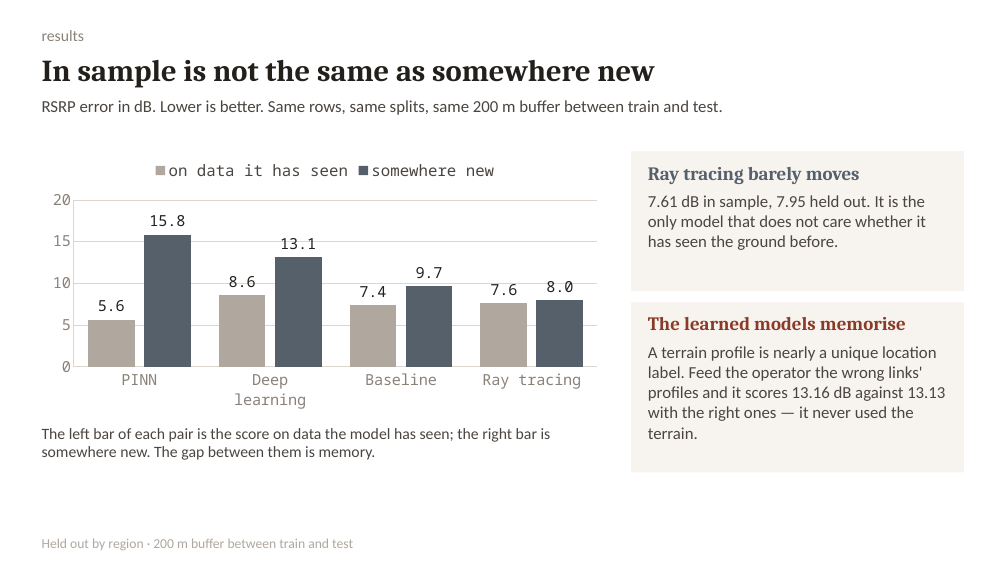
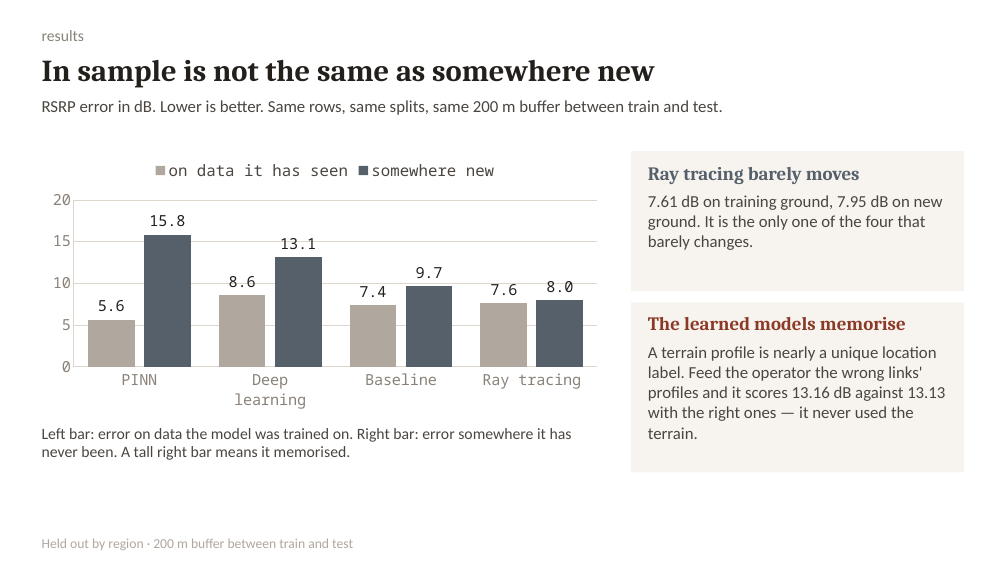
Before and after one commit to mtang724/arathon-c03-rural-infrastructure-placement, a slide deck: slide 4 of ARA_Challenge3.pptx. Drawn at 1008x567 pixels with LibreOffice and Linux fonts; fonts in the diff are those of the drawing. Boxes give left, top, right and bottom in pixels: in the first picture for what was removed or moved away, otherwise in the second. Text is boxed around its words. In the diff, an @@ line names an element or a change of style, - is before the commit and + after.

```diff
--- a/ARA_Challenge3.pptx
+++ b/ARA_Challenge3.pptx
@@ text at (648, 195, 943, 250): text changed @@
-7.61 dB in sample, 7.95 held out. It is the only model that does not care whether it has seen the ground before.
+7.61 dB on training ground, 7.95 dB on new ground. It is the only one of the four that barely changes.
@@ text at (42, 428, 572, 460): text changed @@
-The left bar of each pair is the score on data the model has seen; the right bar is somewhere new. The gap between them is memory.
+Left bar: error on data the model was trained on. Right bar: error somewhere it has never been. A tall right bar means it memorised.
```
Also in this commit, not shown: 2 other slides changed, 2 other files.
